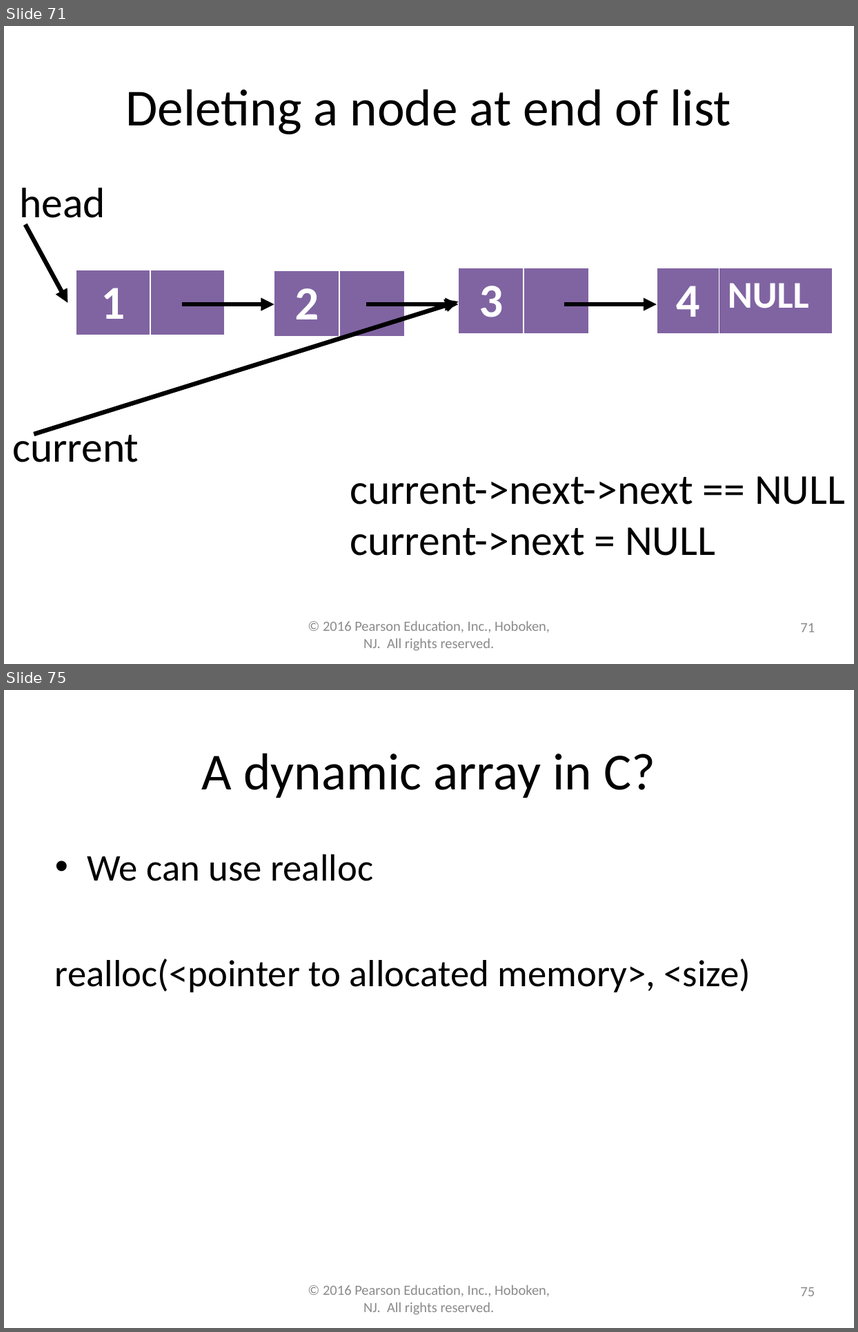
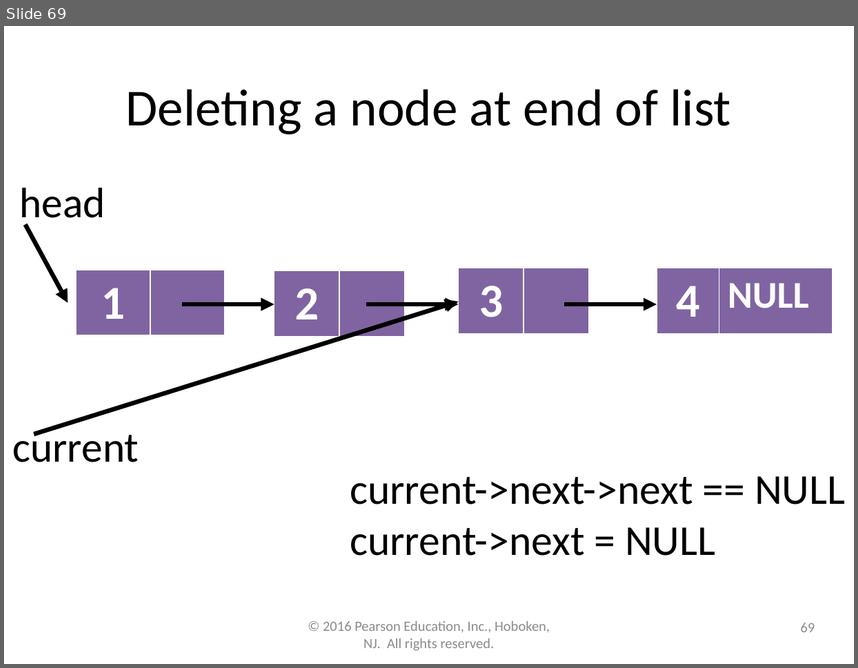
Before and after one commit to lgw2/lgw2.github.io, a slide deck: _teaching/csci112-fall-2023/lectures/ppts/Chapter13.pptx. Shown one above the other, each under a label of ours: slides 71 and 75 before the commit, slide 69 after it; the slides between them are not shown. The pictures are 858x1332 and 858x668 pixels, drawn with LibreOffice and Linux fonts; fonts in the diff are those of the drawing. Boxes give left, top, right and bottom in pixels: in the first picture for what was removed or moved away, otherwise in the second. Text is boxed around its words. In the diff, an @@ line names an element or a change of style, - is before the commit and + after.

```diff
--- a/_teaching/csci112-fall-2023/lectures/ppts/Chapter13.pptx
+++ b/_teaching/csci112-fall-2023/lectures/ppts/Chapter13.pptx
@@ slide 75 removed at (4,690,854,1328), background #FFFFFF @@
@@ title removed at (202,753,655,798) @@
-A dynamic array in C?
@@ text removed at (55,854,750,992) @@
-• We can use realloc
-realloc(<pointer to allocated memory>, <size)
@@ text removed at (323,1285,550,1314) @@
-© 2016 Pearson Education, Inc., Hoboken, NJ. All rights reserved.
@@ page number removed at (800,1287,815,1296) @@
-75
@@ what was slide 71 is now slide 69 @@
@@ page number at (800,622,815,632): text changed @@
-71
+69
```
Also in this commit, not shown: 1 slide changed, 5 other slides removed, 1 other file.
